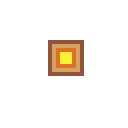
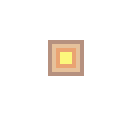
Layer changes from the first 128×128 image to the second:
"path": opacity 100% → 65% over (48, 40, 84, 76)
